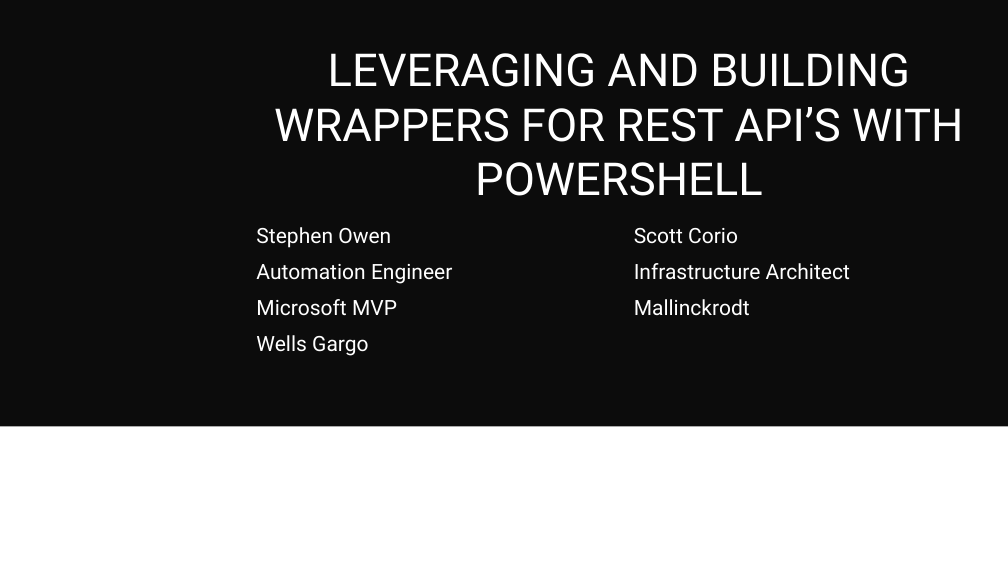
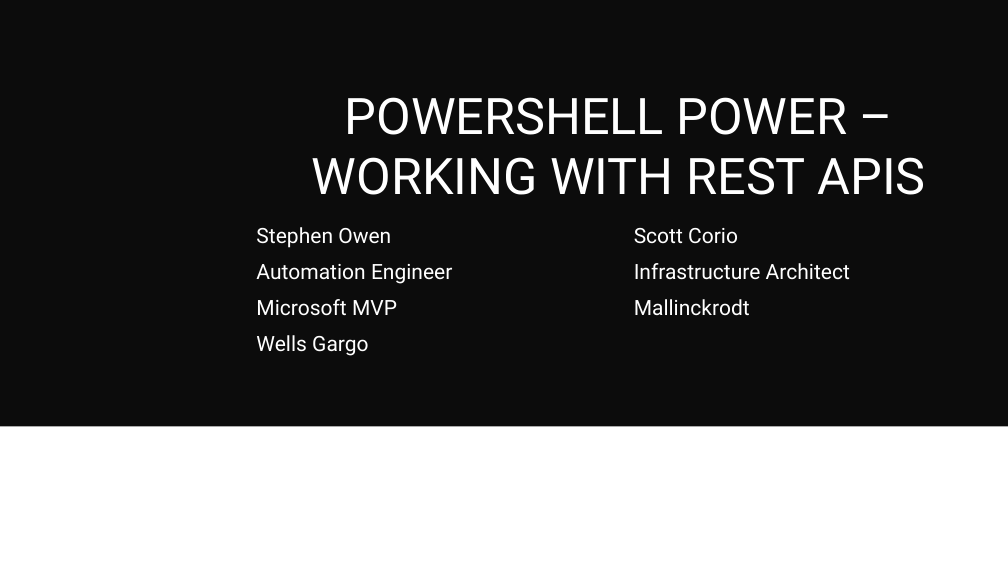
Before and after one commit to DumpsterDave/MMSJazz, a slide deck: slide 1 of Working with REST APIs/Working with REST APIs.pptx. Drawn at 1008x567 pixels with LibreOffice and Linux fonts; fonts in the diff are those of the drawing; background and template pictures are left out. Boxes give left, top, right and bottom in pixels: in the first picture for what was removed or moved away, otherwise in the second. Text is boxed around its words. In the diff, an @@ line names an element or a change of style, - is before the commit and + after.

```diff
--- a/Working with REST APIs/Working with REST APIs.pptx
+++ b/Working with REST APIs/Working with REST APIs.pptx
@@ title at (312,97,926,195): text changed; size 43.2 to 48 pt @@
-LEVERAGING AND BUILDING WRAPPERS FOR REST API’S WITH POWERSHELL
+POWERSHELL POWER – WORKING WITH REST APIS
```
Also in this commit, not shown: 1 other slide changed, 5 slides added.
